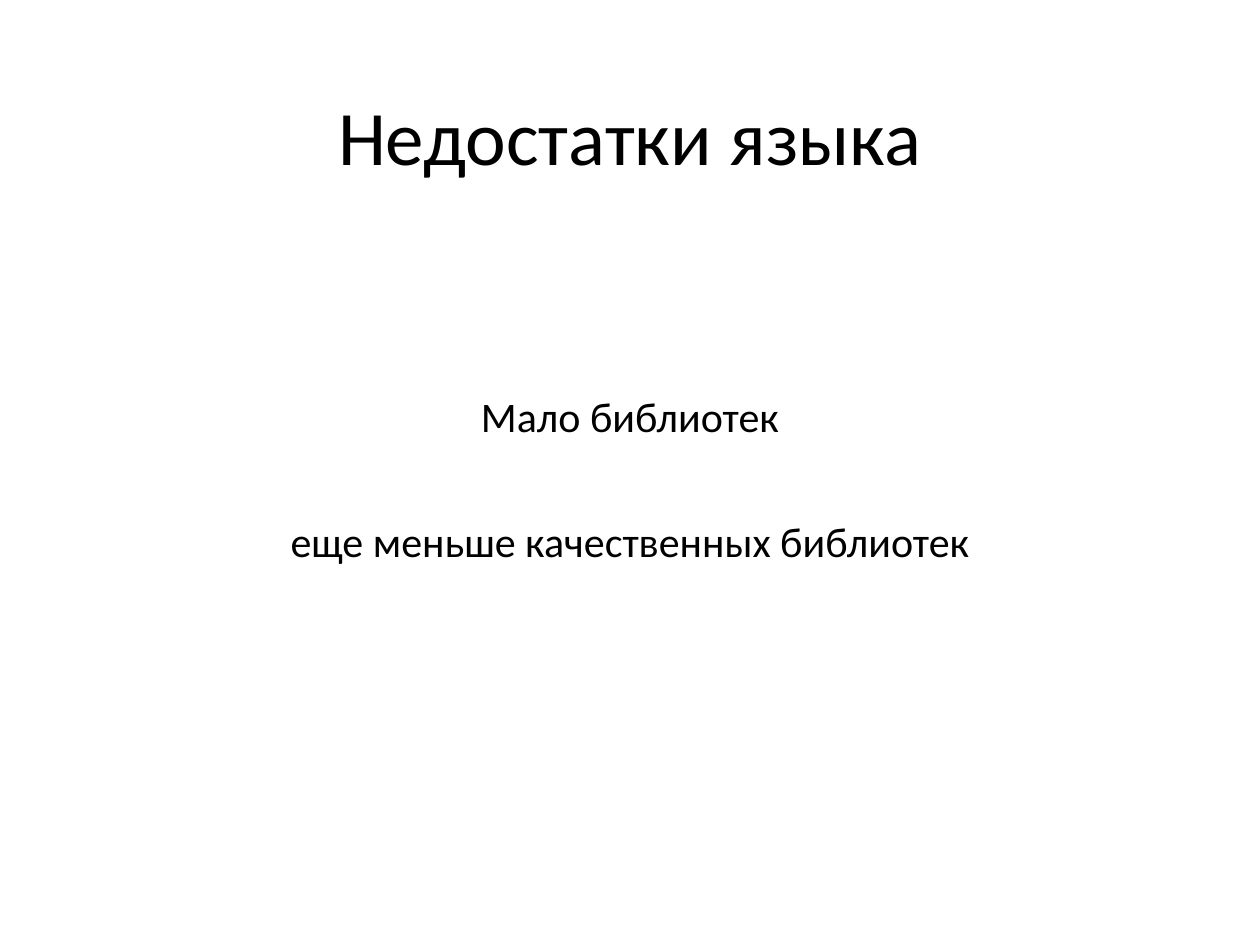
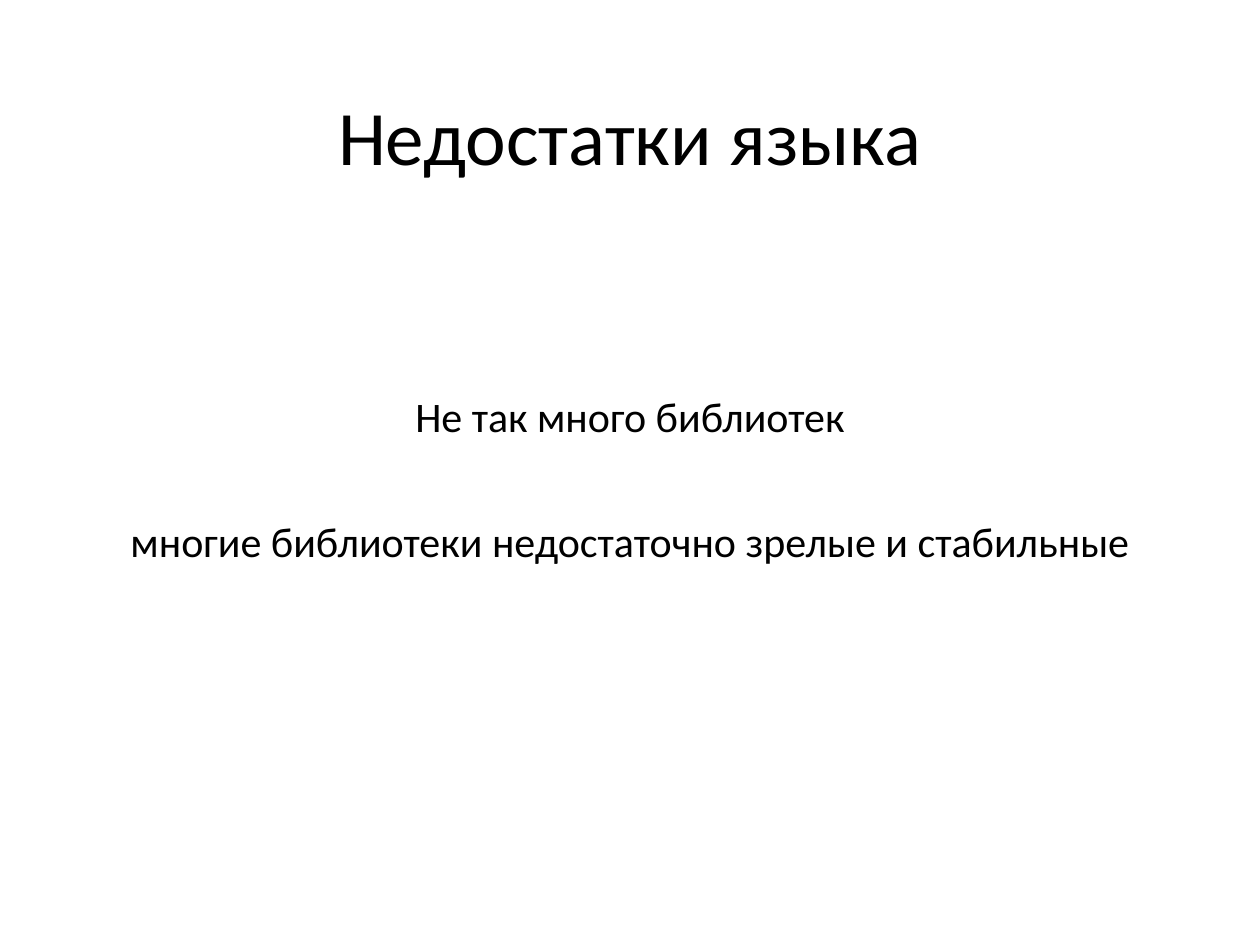
Before and after one commit to yzh44yzh/practical_erlang, a slide deck: slide 13 of 00_intro/usage.pptx. Drawn at 1260x945 pixels with LibreOffice and Linux fonts; fonts in the diff are those of the drawing. Boxes give left, top, right and bottom in pixels: in the first picture for what was removed or moved away, otherwise in the second. Text is boxed around its words. In the diff, an @@ line names an element or a change of style, - is before the commit and + after.

```diff
--- a/00_intro/usage.pptx
+++ b/00_intro/usage.pptx
@@ text at <box>130,403,1130,564</box>: text changed @@
-Мало библиотек
-еще меньше качественных библиотек
+Не так много библиотек
+многие библиотеки недостаточно зрелые и стабильные
```
Also in this commit, not shown: 2 other slides changed, 4 other files.
